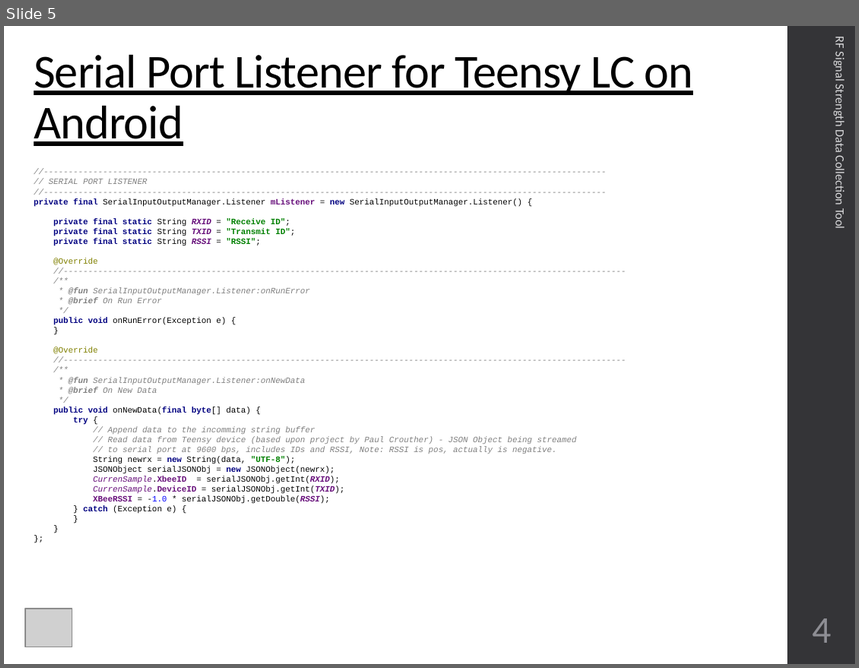
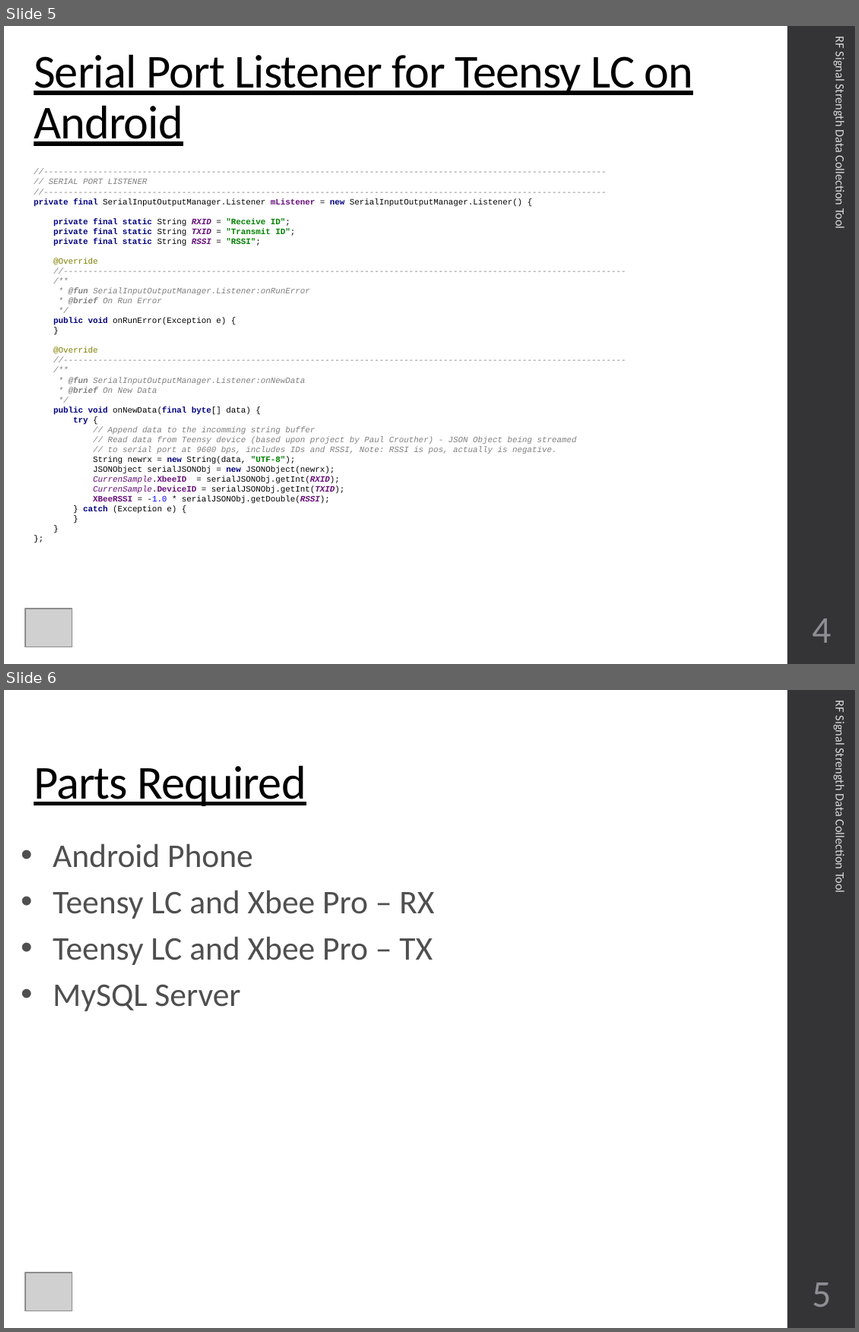
Before and after one commit to CourseReps/ECEN489-Spring2016, a slide deck: Students/johnlusher/Project_3/ECEN689_Project_3_John_Lusher.pptx. Shown one above the other, each under a label of ours: slide 5 before the commit, slides 5 and 6 after it. The pictures are 859x668 and 859x1332 pixels, drawn with LibreOffice and Linux fonts; fonts in the diff are those of the drawing; grey boxes stand for pictures. Boxes give left, top, right and bottom in pixels: in the first picture for what was removed or moved away, otherwise in the second. Text is boxed around its words. In the diff, an @@ line names an element or a change of style, - is before the commit and + after.

Commit message:
Update

```diff
--- a/Students/johnlusher/Project_3/ECEN689_Project_3_John_Lusher.pptx
+++ b/Students/johnlusher/Project_3/ECEN689_Project_3_John_Lusher.pptx
@@ slide 6 added at box(4, 690, 855, 1328), background #FFFFFF; not listed: 1 template element that a slide beside it also shows @@
@@ text added at box(832, 701, 848, 892), 10.5 pt, text #D9D9DB @@
+RF Signal Strength Data Collection Tool
@@ title added at box(34, 765, 306, 806), 40 pt, text #000000, underline @@
+Parts Required
@@ text added at box(53, 844, 434, 1011), 28 pt, text #4F4F4F @@
+• Android Phone
+• Teensy LC and Xbee Pro – RX
+• Teensy LC and Xbee Pro – TX
+• MySQL Server
@@ picture added at box(25, 1273, 72, 1312) @@
@@ page number added at box(812, 1283, 831, 1307), 32 pt, text #8E8E94 @@
+5
```
Also in this commit, not shown: 1 other slide added.
